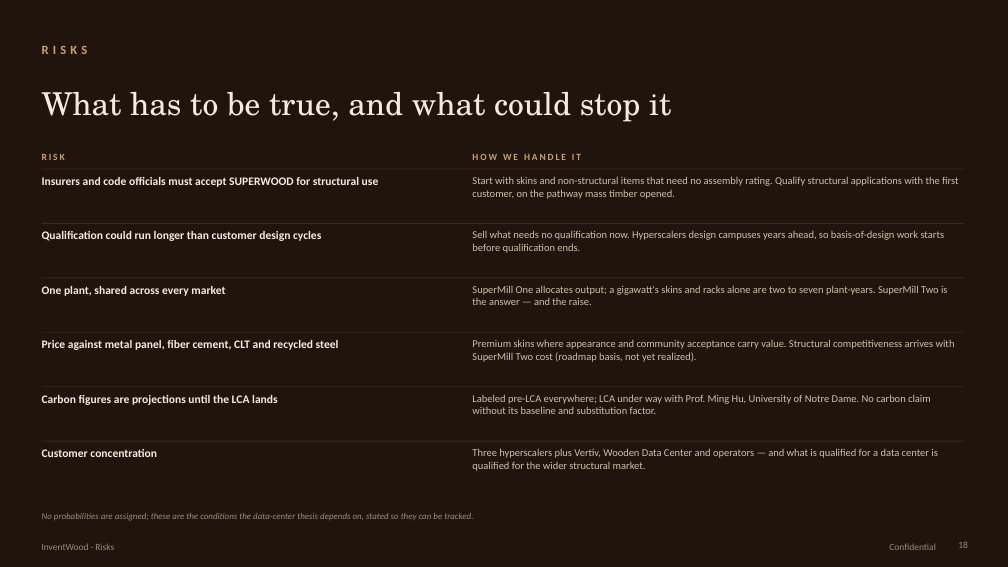
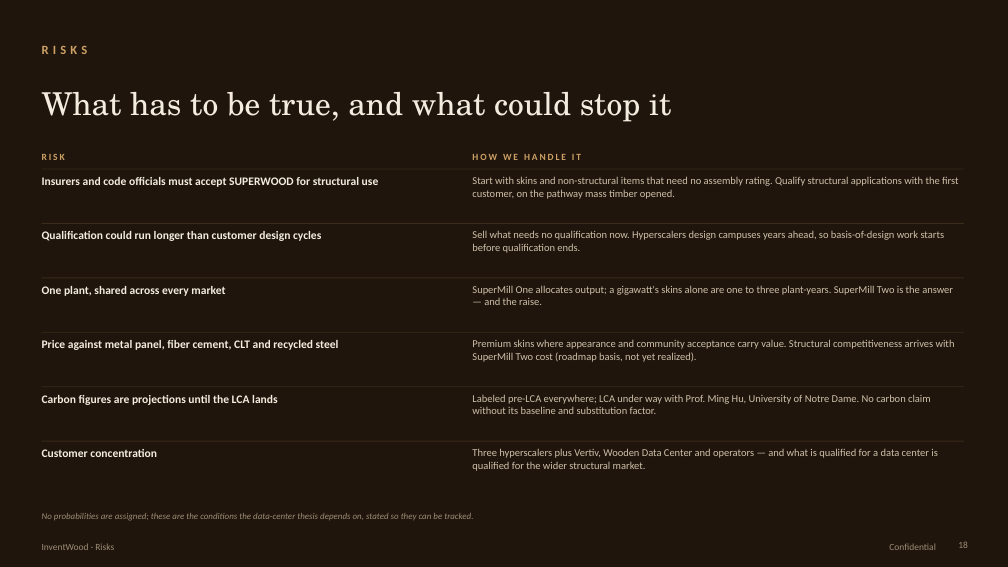
Before and after one commit to alau-hi/decks, a slide deck: slide 18 of superwood-datacenter-investor/SUPERWOOD-for-Data-Centers-Companion.pptx. Drawn at 1008x567 pixels with LibreOffice and Linux fonts; fonts in the diff are those of the drawing. Boxes give left, top, right and bottom in pixels: in the first picture for what was removed or moved away, otherwise in the second. Text is boxed around its words. In the diff, an @@ line names an element or a change of style, - is before the commit and + after.

```diff
--- a/superwood-datacenter-investor/SUPERWOOD-for-Data-Centers-Companion.pptx
+++ b/superwood-datacenter-investor/SUPERWOOD-for-Data-Centers-Companion.pptx
@@ text at [472, 285, 953, 305]: text changed @@
-SuperMill One allocates output; a gigawatt's skins and racks alone are two to seven plant-years. SuperMill Two is the answer — and the raise.
+SuperMill One allocates output; a gigawatt's skins alone are one to three plant-years. SuperMill Two is the answer — and the raise.
```
Also in this commit, not shown: 6 other slides changed, 17 other files.
